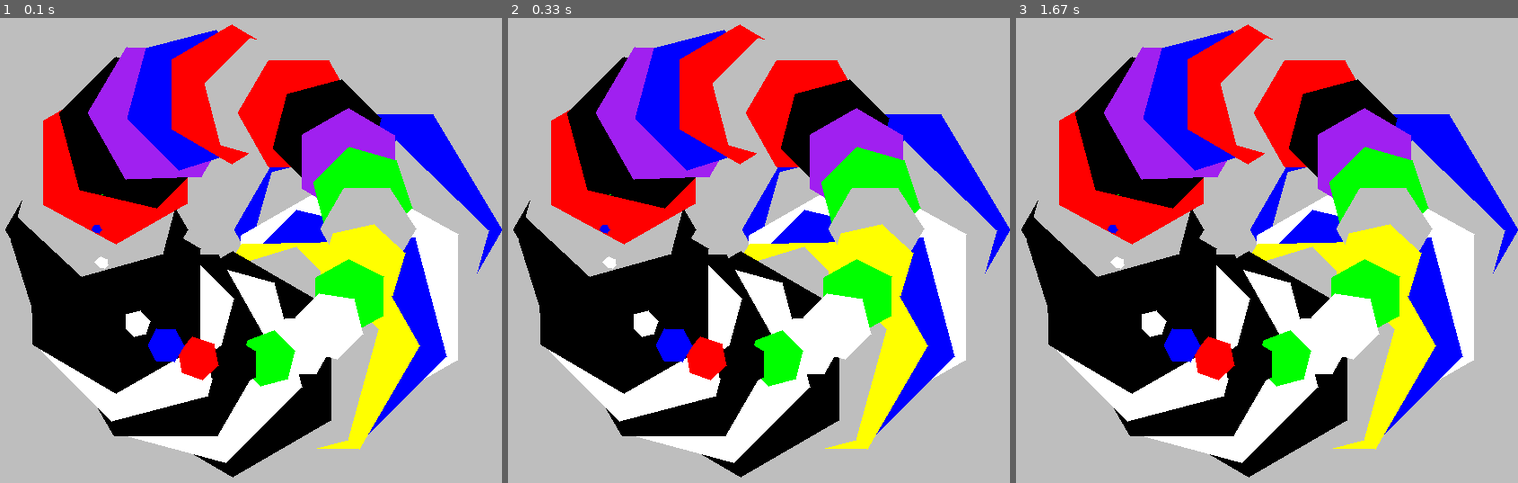
Above: before the commit, frames 1-3 (left to right).
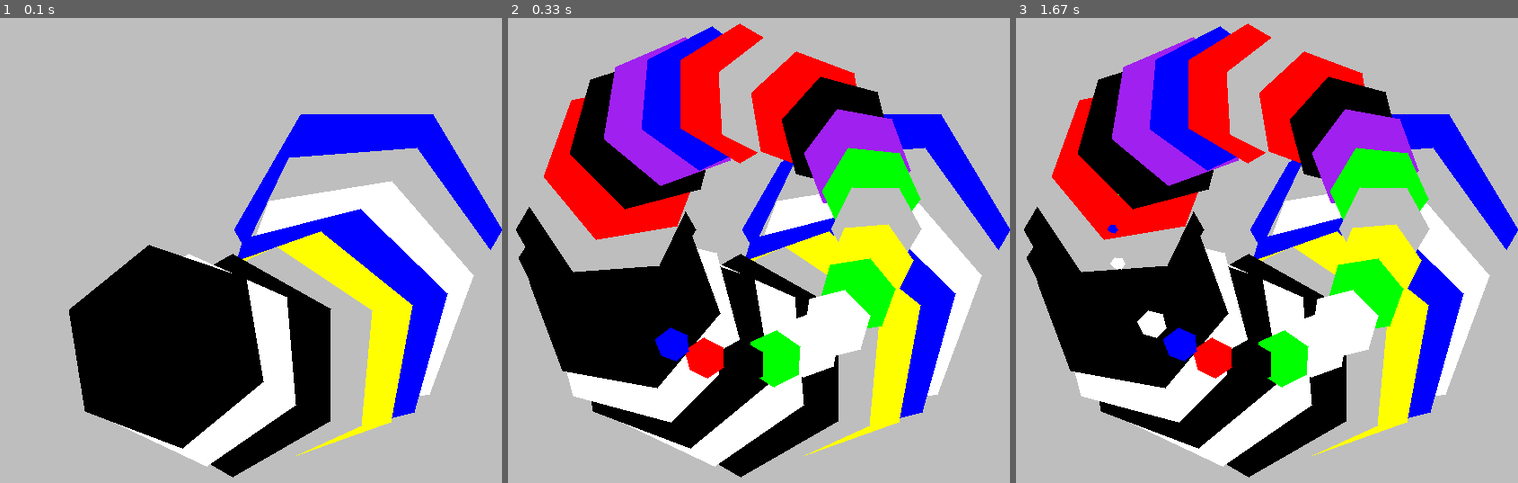
Above: after the commit, the same moments.

Repository: BlueMarth/Pygame_G4G
Game: pygame game, started from 2_Drawing_Shapes/2.2_Drawing_Functions.py
Two runs of this game, one before a commit and one after it. Both use one fixed random seed, a clock stepped at 60 frames per second and the inputs below.
Inputs:
- Up to frame 1 (0.1 s): no input
- Up to frame 2 (0.33 s): no input
- Up to frame 3 (1.67 s): no input

The runs differ from the first frame. In frame 1, 37% of the frame differs, in the area x 1-98%, y 1-97%; in frame 2, 12%; in frame 3, 11%.

Commit message:
shapes update

Diff:
--- a/2_Drawing_Shapes/2.2_Drawing_Functions.py
+++ b/2_Drawing_Shapes/2.2_Drawing_Functions.py
@@ -1,7 +1,7 @@
 import math
 import random
 import pygame
-from pygame.locals import *
+#from pygame.locals import *
 
 # color dictionary
 colours = {
@@ -57,12 +57,12 @@
 while True:
     # some real cool shit why not
     while radius > 0:
-        pygame.time.delay(1)
+        pygame.time.delay(10)
         # choose random colour to paint
         thisColour = random.choice(list(colours.keys()))
         drawHexagon(c1, c2 ,radius,angle,thisColour)
         # update drawing conditions
-        angle = angle - 15
+        angle = angle - 5
         radius = radius - 4
         # offset the center of window
         c1 = c1 - 300
--- /dev/null
+++ b/2_Drawing_Shapes/2.3_DrawWithMouse.py
@@ -0,0 +1,74 @@
+import math
+import random
+import pygame
+from pygame.locals import *
+
+# color dictionary
+colours = {
+    "white":    (255, 255, 255),
+    "gray":     (127, 127, 127),
+    "black":    (255, 255, 255),
+    "red":      (255, 87, 51),
+    "yellow":   (255, 87, 51),
+    "green":    (80, 200, 120),
+    "blue":     (0, 127, 255),
+    "purple":   (200, 162, 200)
+}
+
+def rad(theta):
+    return theta*math.pi/180
+
+def rotatePoint(p,q,theta) :
+    p1 = p*math.cos(rad(theta)) - q*math.sin(rad(theta))
+    q1 = p*math.sin(rad(theta)) + q*math.cos(rad(theta))
+    return p1, q1
+
+def drawTriangle (c1, c2, l, tilt, colour) :
+    # reset points
+    x = [0,0,0]
+    y = [0,0,0]
+    # compute first set of points
+    x[0] = int(l*math.cos(rad(tilt)))
+    y[0] = int(l*math.sin(rad(tilt)))
+    # compute subsequent sets of points
+    for i in range(1,3):
+            x[i], y[i] = rotatePoint(x[i-1],y[i-1],120)
+            x[i] = int(x[i])
+            y[i] = int(y[i])
+    # translate all points by centre distance
+    for i in range(3):
+         x[i] = x[i] + c1
+         y[i] = y[i] + c2
+    # draw the hexagon
+    pygame.draw.polygon(window, colour, [
+         [x[0],y[0]], [x[1],y[1]], [x[2],y[2]]
+    ])
+# initiate pygame
+pygame.init()
+# create display window
+window = pygame.display.set_mode((600,600))
+window.fill(('gray'))
+
+draw_positions = []
+brush_size = 20
+
+run = True
+
+while run:
+
+    for event in pygame.event.get():
+        if event.type == QUIT:
+            run = False
+        elif event.type == MOUSEBUTTONDOWN:
+            position = event.pos
+            draw_positions.append(position)
+
+    brush_size = int(random.uniform(5,25))
+    tilt = int(random.uniform(0,120))
+    thisColour = random.choice(list(colours.keys()))
+
+    drawTriangle(draw_positions[-1][0], draw_positions[-1][1], brush_size, tilt, thisColour)
+
+    print(draw_positions)
+    pygame.display.update()
+    pygame.time.delay(50)
--- /dev/null
+++ b/2_Drawing_Shapes/test.py
@@ -0,0 +1,59 @@
+# Importing pygame module
+import pygame
+from pygame.locals import *
+
+# initiate pygame and give permission
+# to use pygame's functionality.
+pygame.init()
+
+# create the display surface object
+# of specific dimension.
+window = pygame.display.set_mode((600, 600))
+
+# Fill the scree with white color
+window.fill((255, 255, 255))
+
+# creating list in which we will store
+# the position of the circle
+circle_positions = []
+
+# radius of the circle
+circle_radius = 60
+
+# Color of the circle
+color = (0, 0, 255)
+
+# Creating a variable which we will use
+# to run the while loop
+run = True
+
+# Creating a while loop
+while run:
+
+    # Iterating over all the events received from
+    # pygame.event.get()
+    for event in pygame.event.get():
+
+        # If the type of the event is quit
+        # then setting the run variable to false
+        if event.type == QUIT:
+            run = False
+
+        # if the type of the event is MOUSEBUTTONDOWN
+        # then storing the current position
+        elif event.type == MOUSEBUTTONDOWN:
+            position = event.pos
+            circle_positions.append(position)
+
+    # Using for loop to iterate
+    # over the circle_positions
+    # list
+    for position in circle_positions:
+
+        # Drawing the circle
+        pygame.draw.circle(window, color, position,
+                           circle_radius)
+        print(circle_positions)
+
+    # Draws the surface object to the screen.
+    pygame.display.update()
